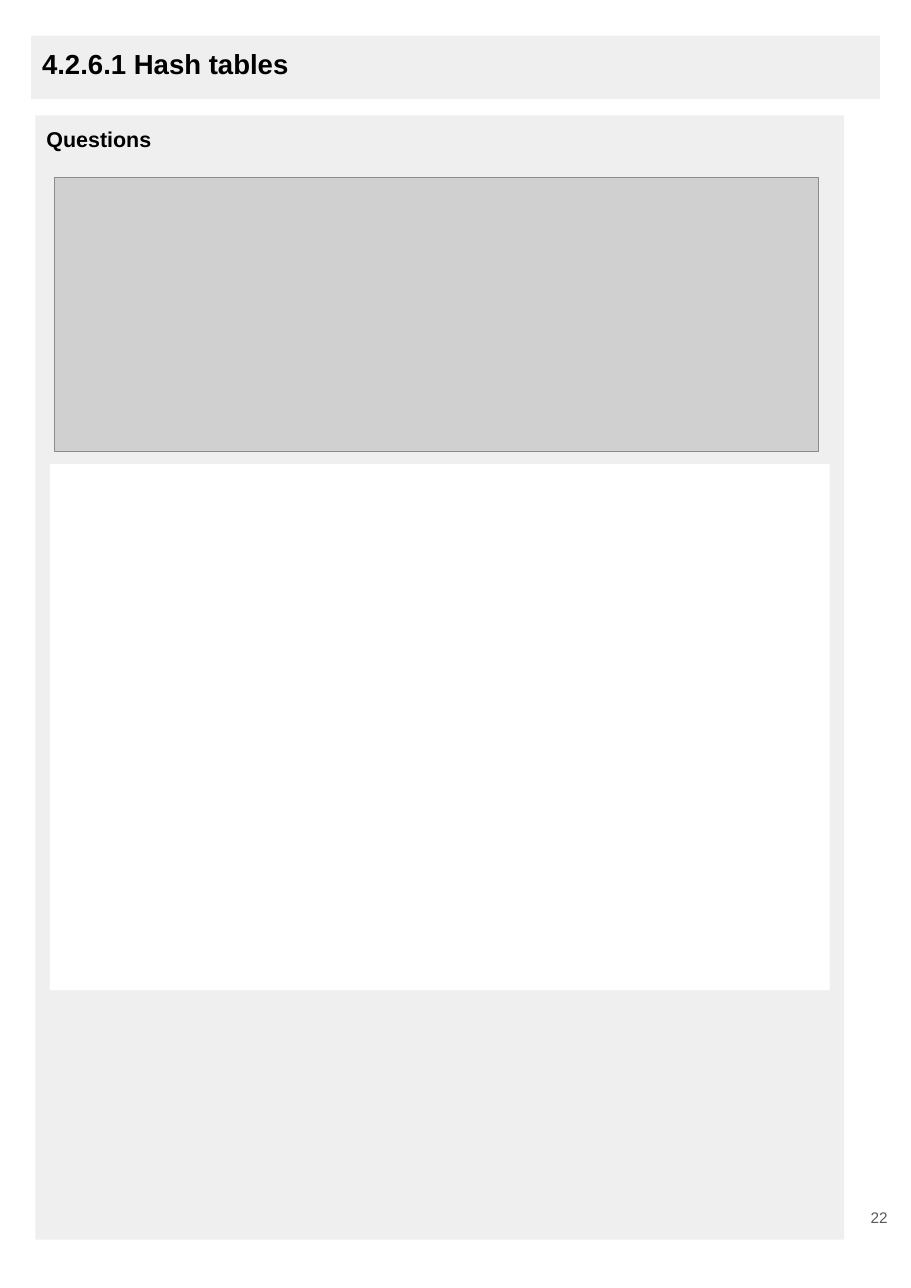
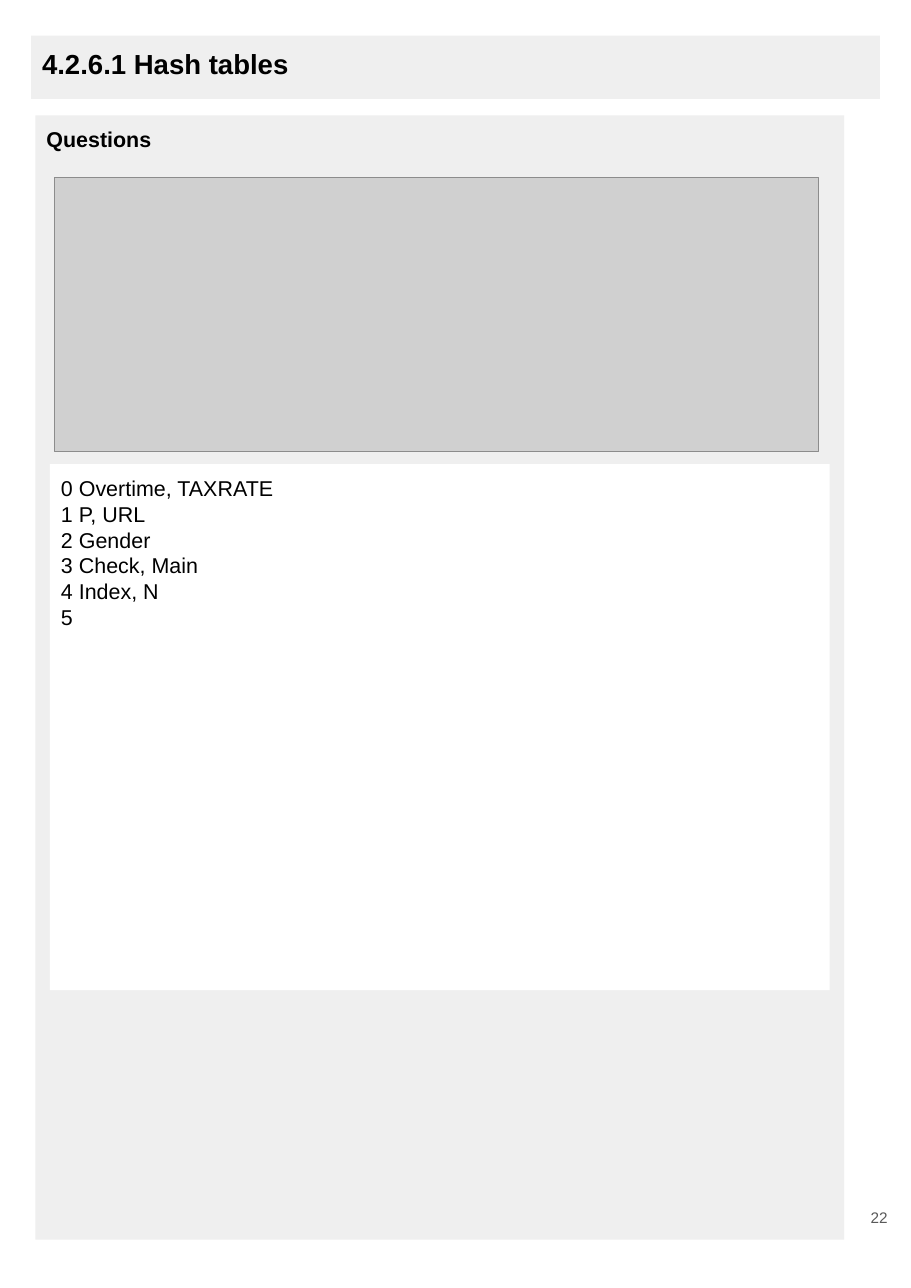
Before and after one commit to Ice424/CS-ALevel, a slide deck: slide 22 of python/Sorting Algorithms/V2.0 4.3.4 Searching algorithms.pptx. Drawn at 911x1288 pixels with LibreOffice and Linux fonts; fonts in the diff are those of the drawing; grey boxes stand for pictures. Boxes give left, top, right and bottom in pixels: in the first picture for what was removed or moved away, otherwise in the second. Text is boxed around its words. In the diff, an @@ line names an element or a change of style, - is before the commit and + after.

```diff
--- a/python/Sorting Algorithms/V2.0 4.3.4 Searching algorithms.pptx
+++ b/python/Sorting Algorithms/V2.0 4.3.4 Searching algorithms.pptx
@@ text in rectangle at [61,480,273,626]: text added @@
+0 Overtime, TAXRATE
+1 P, URL
+2 Gender
+3 Check, Main
+4 Index, N
+5
```
Also in this commit, not shown: 3 other slides changed, 1 other file.
